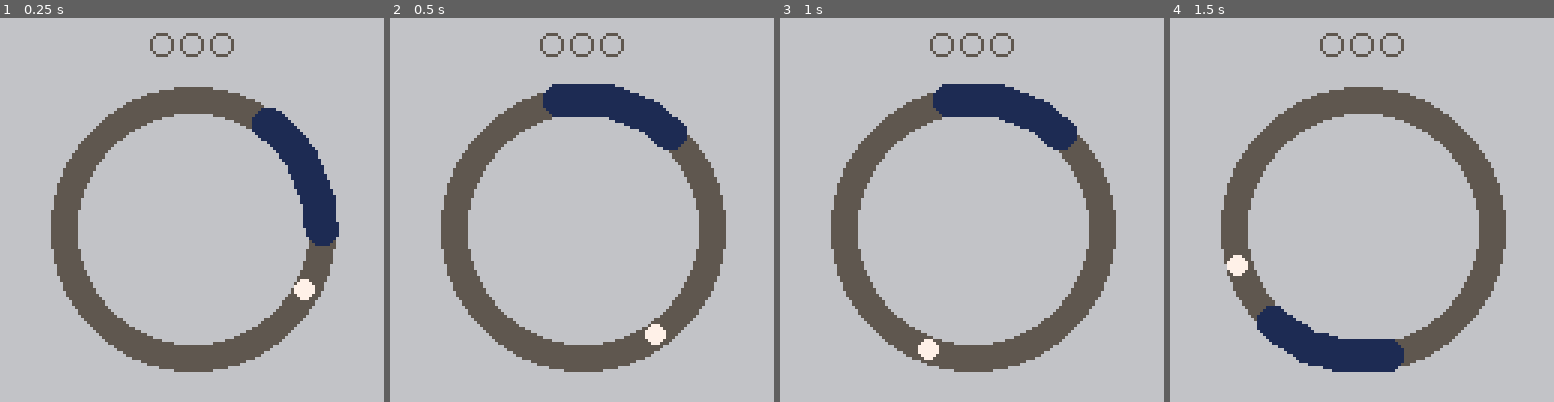
Above: before the commit, frames 1-4 (left to right).
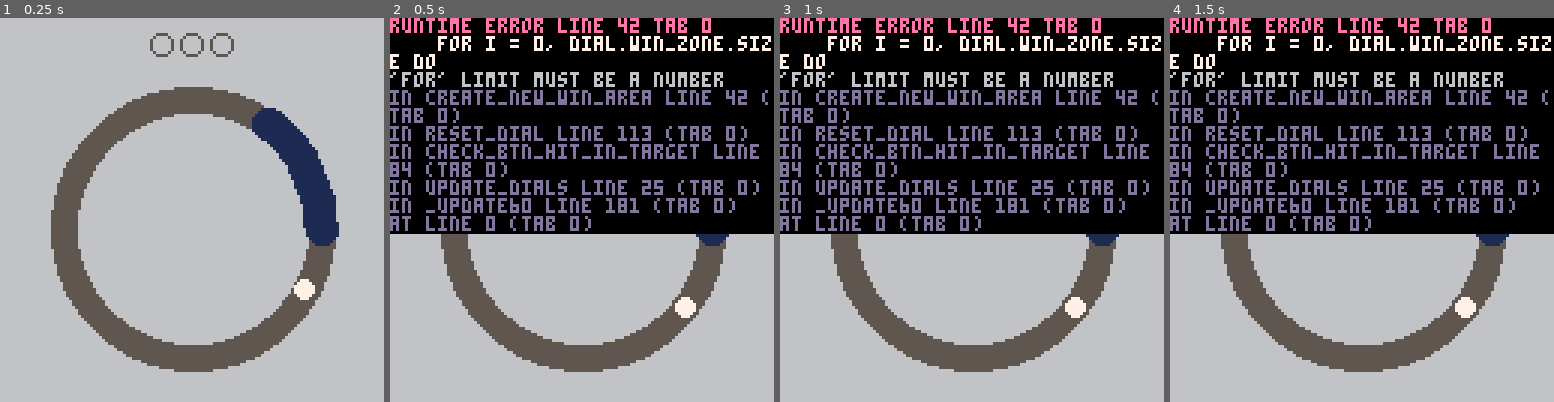
Above: after the commit, the same moments.

Repository: verdantran/pico_safe_cracker
Game: PICO-8 cartridge safe_crackers.p8
Same seed, same stepped clock (60 frames per second), same inputs: the game is played once before the commit and once after it.
Inputs:
- Up to frame 1 (0.25 s): no input
- Up to frame 2 (0.5 s): tap X (X key) at 0.33 s
- Up to frame 3 (1 s): tap O (Z key) at 0.7 s
- Up to frame 4 (1.5 s): tap X (X key) at 1.07 s

Frame 1 is identical in both runs. In frame 2, 56% of the frame differs, in the area x 0-100%, y 0-86%; in frame 3, 56%; in frame 4, 59%, in the area x 0-100%, y 0-93%.
Error after the commit: runtime error line 42 tab 0; for i = 0, dial.win_zone.size do; 'for' limit must be a number

Commit message:
wip: looping

Diff:
--- /dev/null
+++ b/data/levels.lua
@@ -0,0 +1,47 @@
+levels = {
+    {
+        id = 0,
+        dials = {
+            {
+                target = {
+                    --the ball
+                    x = 0,
+                    y = 0,
+
+                    --==target properties==
+                    angle = 0,
+                    -- the current speed
+                    angle_speed = 0.005,
+                    --the original speed (so that we can reset)
+                    angle_base_speed = angle_speed,
+                    --the amount to increase by each time
+                    angle_speed_step = 0.006,
+                    --controls the radius of the target and the win zone
+                    radius = 43
+                },
+                win_zone = {
+                    --==win zone==
+                    size = 15,
+                    base_size = size,
+                    size_reduction_step = 3
+                },
+                config = {
+                    --the absolute centre of the dial
+                    cx = 64,
+                    cy = 70,
+
+                    rotate_clockwise = true,
+
+                    --amount of locks required to solve this dial
+                    total_locks = 3,
+                    cur_lock = 0,
+                    solved = false,
+
+                    -- Global table to store win area positions
+                    win_positions = {},
+                    win_angle=0,
+                }
+            }
+        }
+    }
+}
--- a/main.lua
+++ b/main.lua
@@ -1,52 +1,14 @@
 function _init()
-    --the ball
-    targetx=1
-    targety=1
+    cur_dials = {}
 
-    --==target properties==
-    targetangle=0
-    -- the current speed
-    target_angle_speed=0.005
-    --the original speed (so that we can reset)
-    target_angle_base_speed=target_angle_speed
-    --the amount to increase by each time
-    targetangle_speed_step=0.006
-
-    --controls the radius of the target and the win zone
-    targetr=43
-
-    --==win zone==
-    win_zone_size=15
-    win_zone_size_base=win_zone_size
-    win_zone_size_reduction_step=3
-
-    cx=64
-    cy=70
-
-    rotate_clockwise=true
-
-    total_locks=3
-    cur_lock=0
-    dial_solved=false
+    for level in all(levels) do
+        cur_dials = level.dials
+    end
 end
 
 function _update60()
-    --reset
-    if dial_solved and btnp(5) then
-        reset_dial()
-    elseif not dial_solved then
-        if (targetangle>1) targetangle=0
-
-        if rotate_clockwise then
-            targetangle-=target_angle_speed
-        else
-            targetangle+=target_angle_speed
-        end
-
-        targetx=cx+(targetr*cos(targetangle))
-        targety=cy+(targetr*sin(targetangle))
-
-        check_btn_hit_in_target()
+    for dial in all(cur_dials) do
+        update_dials(dial)
     end
 end
 
@@ -54,105 +16,7 @@
     cls()
     map()
 
-    draw_dial(cx,cy,47)
-    create_new_win_area(false)
-    draw_player()
-    draw_indicators()
-end
-
-function draw_dial(x,y,r)
-   circfill(x,y,r,5)
-   circfill(x,y,r-9,6)
-end
-
--- Global table to store win area positions
-win_positions = {}
-win_angle=0
-
-function create_new_win_area(gen_new_pos)
-    -- Clear previous win area positions
-    win_positions = {}
-
-    if(gen_new_pos) win_angle=rnd(1)
-
-    win_angle_incrementer=win_angle
-
-    for i=0,win_zone_size do
-        -- Calculate position for win zone
-        local x=cx+(targetr*cos(win_angle_incrementer))
-        local y=cy+(targetr*sin(win_angle_incrementer))
-
-        -- Draw the win area
-        circfill(x, y, 5, 1)
-
-        -- Store the position for later use
-        add(win_positions, {x=x, y=y})
-
-        win_angle_incrementer += 0.01
+    for dial in all(cur_dials) do
+        draw_dials(dial)
     end
 end
-
-function check_btn_hit_in_target()
-    if btnp(5) then
-        for win in all(win_positions) do
-            local dx = targetx - win.x
-            local dy = targety - win.y
-            local distance = sqrt(dx*dx + dy*dy)
-
-            if distance < 5 then
-                log("btn 5 hit in win area!")
-                cur_lock+=1
-
-                --win
-                if total_locks == cur_lock and not dial_solved then
-                    dial_solved = true
-                    sfx(2)
-                    return
-                end
-
-                rotate_clockwise= not rotate_clockwise
-                target_angle_speed+=targetangle_speed_step
-                win_zone_size-=win_zone_size_reduction_step
-
-                sfx(0)
-                create_new_win_area(true)
-                return
-            end
-        end
-
-        sfx(1)
-        reset_dial()
-        log("btn 5 hit but not in win area.")
-    end
-end
-
-function draw_player()
-    circfill(targetx,targety,3,7)
-end
-
-function draw_indicators()
-    local spacer=10
-    local x=40
-
-    for i=1,total_locks do
-        x+=spacer
-
-        if(i<=cur_lock) then
-            spr(2,x,5)
-        else
-            spr(4,x,5)
-        end
-    end
-end
-
-function log(msg)
-    printh(msg, "./debug.txt", overwrite)
-end
-
-function reset_dial()
-    dial_solved=false
-    cur_lock=0
-    target_angle_speed=target_angle_base_speed
-    win_zone_size=win_zone_size_base
-    create_new_win_area(true)
-end
--- a/safe_crackers.p8
+++ b/safe_crackers.p8
@@ -1,6 +1,9 @@
 pico-8 cartridge // http://www.pico-8.com
 version 42
 __lua__
+#include utils/debug.lua
+#include utils/dials.lua
+#include data/levels.lua
 #include main.lua
 
 
--- /dev/null
+++ b/utils/debug.lua
@@ -0,0 +1,3 @@
+function log(msg)
+    printh(msg, "./debug.txt", false)
+end
--- /dev/null
+++ b/utils/dials.lua
@@ -0,0 +1,118 @@
+function get_dials_by_level_id(level_id)
+    -- return levels by level id
+end
+
+function update_dials(dial)
+    --reset
+    if dial.config.dial_solved and btnp(5) then
+        reset_dial()
+    elseif not dial.config.dial_solved then
+        if (dial.target.angle > 1) dial.target.angle = 0
+
+        if dial.config.rotate_clockwise then
+            dial.target.angle -= dial.target.angle_speed
+        else
+            dial.target.angle += dial.target.angle_speed
+        end
+
+        dial.target.x = dial.config.cx + (dial.target.radius * cos(dial.target.angle))
+        dial.target.y = dial.config.cy + (dial.target.radius * sin(dial.target.angle))
+
+        check_btn_hit_in_target(dial)
+    end
+end
+
+function draw_dials(dial)
+    draw_dial(dial.config.cx, dial.config.cy, 47)
+    create_new_win_area(dial, false)
+    draw_player(dial)
+    draw_indicators(dial)
+end
+
+function create_new_win_area(dial, should_gen_new_pos)
+    dial.config.win_positions = {}
+
+    if (should_gen_new_pos) dial.config.win_angle = rnd(1)
+    win_angle_incrementer = dial.config.win_angle
+
+    for i = 0, dial.win_zone.size do
+        local x = dial.config.cx + (dial.target.radius * cos(win_angle_incrementer))
+        local y = dial.config.cy + (dial.target.radius * sin(win_angle_incrementer))
+
+        circfill(x, y, 5, 1)
+
+        add(dial.config.win_positions, { x = x, y = y })
+
+        --not in config becuase we want these to be tightly packed
+        win_angle_incrementer += 0.01
+    end
+end
+
+function check_btn_hit_in_target(dial)
+    if btnp(5) then
+        for win in all(dial.config.win_positions) do
+            local dx = dial.target.x - win.x
+            local dy = dial.target.y - win.y
+            local distance = sqrt(dx * dx + dy * dy)
+
+            if distance < 5 then
+                log("btn 5 hit in win area!")
+                dial.config.cur_lock += 1
+
+                --win
+                if dial.config.total_locks == dial.config.cur_lock and not dial.config.dial_solved then
+                    dial.config.solved = true
+                    sfx(2)
+                    return
+                end
+
+                dial.config.rotate_clockwise = not dial.config.rotate_clockwise
+                dial.target.angle_speed += dial.target.angle_speed_step
+                dial.win_zone.size -= dial.win_zone.size_reduction_step
+
+                sfx(0)
+                create_new_win_area(dial, true)
+                return
+            end
+        end
+
+        sfx(1)
+        reset_dial(dial)
+        log("btn 5 hit but not in win area.")
+    end
+end
+
+function draw_player(dial)
+    circfill(dial.target.x, dial.target.y, 3, 7)
+end
+
+function draw_indicators(dial)
+    local spacer = 10
+    local x = 40
+
+    for i = 1, dial.config.total_locks do
+        x += spacer
+
+        if (i <= dial.config.cur_lock) then
+            spr(2, x, 5)
+        else
+            spr(4, x, 5)
+        end
+    end
+end
+
+function reset_dial(dial)
+    dial.config.solved = false
+    dial.config.cur_lock = 0
+    dial.target.angle_speed = dial.target.angle_base_speed
+    dial.win_zone.size = dial.win_zone.base_size
+    create_new_win_area(dial, true)
+end
+
+
+--todo: need to ensure that we're manipulating the radius
+--properly here based on size of dials.
+function draw_dial(x,y,r)
+    circfill(x,y,r,5)
+    circfill(x,y,r-9,6)
+ end
Not shown, changed: 130 lines of the sprite sheet (__gfx__) section of safe_crackers.p8
Not shown, changed: the thumbnail (__label__) section of safe_crackers.p8
